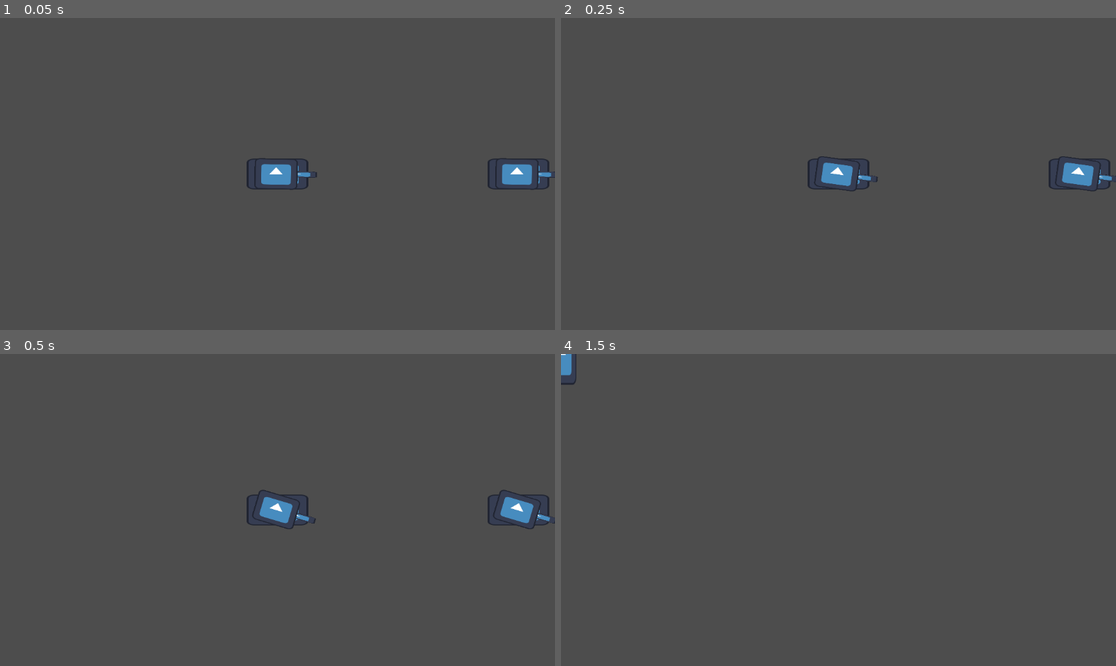
Above: before the commit, frames 1-4 (two rows, left to right).
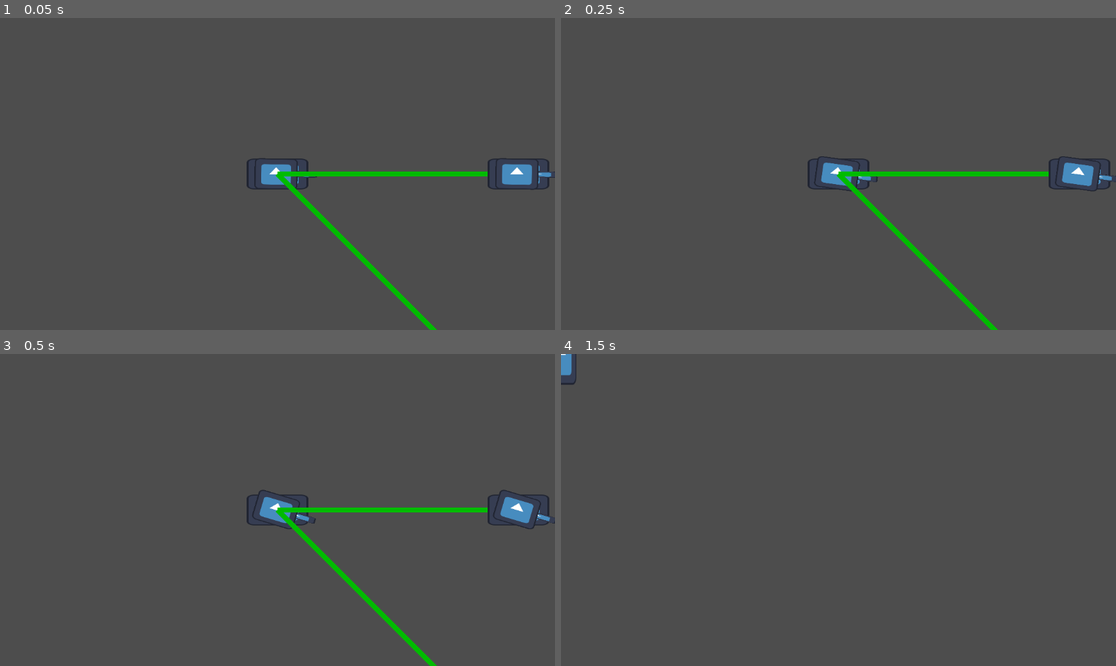
Above: after the commit, the same moments.

Repository: The-Churrosaur/RogueTimeStrategy
Game: Godot game, scene res://maps/main.tscn
Two runs of this game, one before a commit and one after it. Both use one fixed random seed, a clock stepped at 60 frames per second and the inputs below. The engine's default icon, where the game draws it, is replaced by a stand-in: a white triangle on a blue panel in a dark square.
Inputs (mouse positions are in pixels of both pictures, inside the frame that each line leads up to):
- Up to frame 1 (0.05 s): no input
- Up to frame 2 (0.25 s): no input
- Up to frame 3 (0.5 s): no input
- Up to frame 4 (1.5 s): tap Enter (ui_accept) at 0.5, 0.77 s; move the mouse to (960, 494) at 0.52 s; move the mouse to (727, 525) at 1.27 s; hold Down (ui_down) from 1.28 s (still down)

The runs differ from the first frame. In frame 1, 1.3% of the frame differs, in the area x 49-88%, y 49-100%; in frame 2, 1.3%; in frame 3, 1.3%; in frame 4, nothing differs.

Commit message:
subordinates use a dictionary now

Diff:
--- /dev/null
+++ b/logic/ui/ui_command/command_line_spawner.gd
@@ -0,0 +1,55 @@
+
+# draws lines from a unit to its subordinates
+
+
+class_name CommandLineSpawner
+extends Node2D
+
+
+# FIELDS ==========
+
+
+@export var unit_controller : UnitController
+@export var line2D_template : PackedScene
+
+@export_category("Runtime")
+@export var lines : Array[Line2D]
+
+
+# CALLBACKS ==========
+
+
+func _process(delta):
+
+	# TEMP TODO
+	setup_lines()
+
+	# draw the lines
+	_draw_lines()
+
+
+# PUBLIC ==========
+
+
+func setup_lines():
+
+	for line in lines: line.queue_free()
+	lines.clear()
+
+	for unit in unit_controller.subordinates:
+		var line = line2D_template.instantiate()
+		add_child(line)
+		lines.append(line)
+
+
+# PRIVATE ==========
+
+
+func _draw_lines():
+
+	var pos_a = unit_controller.unit_model.position
+	for i in lines.size():
+		var pos_b = unit_controller.subordinates.keys()[i].unit_model.position
+		var line = lines[i]
+		line.set_point_position(0, pos_a)
+		line.set_point_position(1, pos_b)
--- /dev/null
+++ b/logic/ui/ui_command/command_line_spawner.tscn
@@ -0,0 +1,8 @@
+[gd_scene load_steps=3 format=3 uid="uid://1yrihxmwgdlb"]
+
+[ext_resource type="Script" path="res://logic/ui/ui_command/command_line_spawner.gd" id="1_rhxrv"]
+[ext_resource type="PackedScene" uid="uid://dquc3xmx3dnv0" path="res://logic/ui/ui_command/ui_command_line.tscn" id="2_uxoab"]
+
+[node name="command_line_spawner" type="Node2D"]
+script = ExtResource("1_rhxrv")
+line2D_template = ExtResource("2_uxoab")
--- /dev/null
+++ b/logic/ui/ui_command/ui_command_line.tscn
@@ -0,0 +1,5 @@
+[gd_scene format=3 uid="uid://dquc3xmx3dnv0"]
+
+[node name="ui_command_line" type="Line2D"]
+points = PackedVector2Array(0, 0, 0, 0)
+default_color = Color(0, 0.733333, 0, 1)
--- a/logic/units/types/controller_base_unit.tscn
+++ b/logic/units/types/controller_base_unit.tscn
@@ -7,6 +7,7 @@
 [ext_resource type="PackedScene" uid="uid://3qlu8v5u4stv" path="res://logic/units/unit_hitbox.tscn" id="5_qiso7"]
 [ext_resource type="PackedScene" uid="uid://b5xj1n6v8hkm1" path="res://logic/units/detection/unit_vision.tscn" id="6_3urrb"]
 [ext_resource type="PackedScene" uid="uid://dnktvedtuoan0" path="res://logic/units/turrets/unit_turret.tscn" id="7_hahog"]
+[ext_resource type="PackedScene" uid="uid://1yrihxmwgdlb" path="res://logic/ui/ui_command/command_line_spawner.tscn" id="8_3rnky"]
 
 [sub_resource type="RectangleShape2D" id="RectangleShape2D_2a743"]
 size = Vector2(128, 64)
@@ -54,3 +55,6 @@
 position = Vector2(-3, 0)
 scale = Vector2(0.7, 0.5)
 texture = ExtResource("3_hx4ga")
+
+[node name="command_line_spawner" parent="." index="3" node_paths=PackedStringArray("unit_controller") instance=ExtResource("8_3rnky")]
+unit_controller = NodePath("..")
--- a/logic/units/unit_controller.gd
+++ b/logic/units/unit_controller.gd
@@ -13,8 +13,9 @@
 # FIELDS ==========
 
 
-@export_category("Debug")
+@export_category("Debug/Editor")
 @export var starting_pos = Vector2.ZERO
+@export var starting_subordinates : Array[UnitController]
 
 @export_category("Model")
 @export var unit_model : UnitModel
@@ -25,7 +26,7 @@
 @export var unit_modifiers : UnitModifierManager
 @export var health = 10
 @export var stealth = 0.9
-@export var subordinates : Array[UnitController]
+@export var subordinates = {} # unit, true - assume typed unitcontrollers
 @export var formation : UnitFormation
 
 
@@ -34,6 +35,8 @@
 
 func _ready():
 	unit_model.position = starting_pos
+	for unit in starting_subordinates:
+		subordinates[unit] = true
 
 
 func _input(event):
@@ -63,6 +66,21 @@
 	unit_model.steer_and_move()
 
 
+func try_add_subordinate(unit : UnitController):
+	if subordinates.has(unit):
+		return false
+	else:
+		subordinates[unit] = true
+		return true
+
+
+func try_remove_subordinate(unit : UnitController):
+	if subordinates.has(unit):
+		subordinates.erase(unit)
+		return true
+	else:
+		return false
+
 
 # PRIVATE ==========
 
@@ -88,7 +106,7 @@
 	formation.rotation = unit_model.position.angle_to_point(target)
 
 func _set_subordinate_move_targets():
-	for i in subordinates.size():
-		var model = subordinates[i].unit_model
+	for i in subordinates.keys().size():
+		var model = subordinates.keys()[i].unit_model
 		model.set_target(formation.unit_nodes[i])
 		model.follow_target()
--- a/maps/test_map.tscn
+++ b/maps/test_map.tscn
@@ -13,8 +13,8 @@
 
 [node name="player_camera" parent="." instance=ExtResource("5_2dy33")]
 
-[node name="unit_controller" parent="." node_paths=PackedStringArray("subordinates", "formation") instance=ExtResource("6_duvhx")]
-subordinates = [NodePath("../unit_controller2"), NodePath("../unit_controller3")]
+[node name="unit_controller" parent="." node_paths=PackedStringArray("starting_subordinates", "formation") instance=ExtResource("6_duvhx")]
+starting_subordinates = [NodePath("../unit_controller2"), NodePath("../unit_controller3")]
 formation = NodePath("formation_echelon")
 
 [node name="formation_echelon" parent="unit_controller" instance=ExtResource("4_3fque")]
Not shown: 1 places in logic/units/types/controller_base_unit.tscn that only renumber resources
